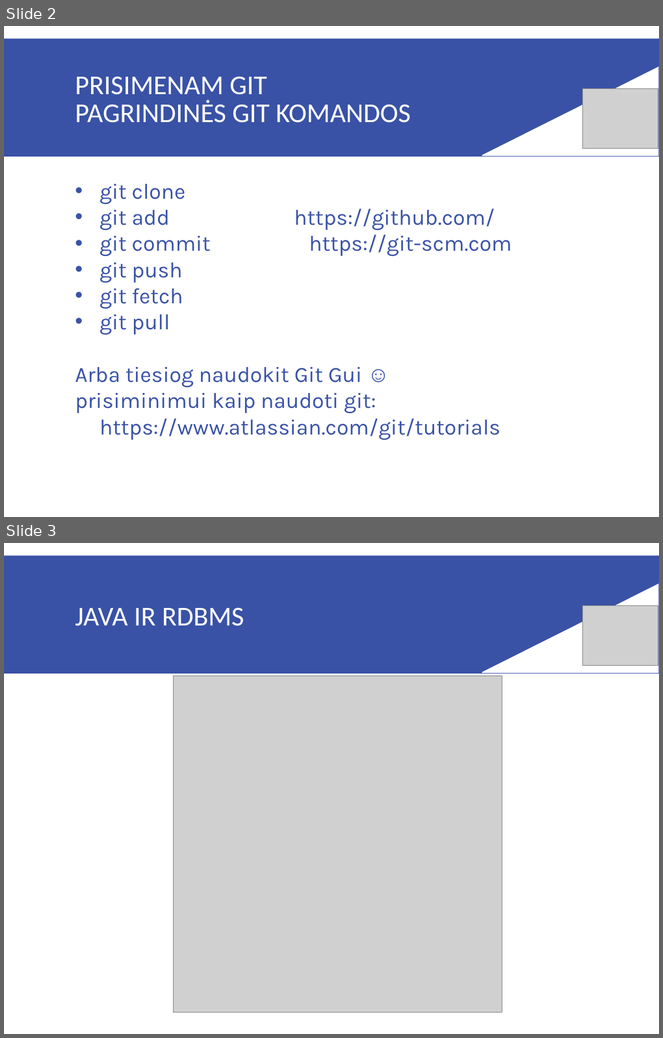
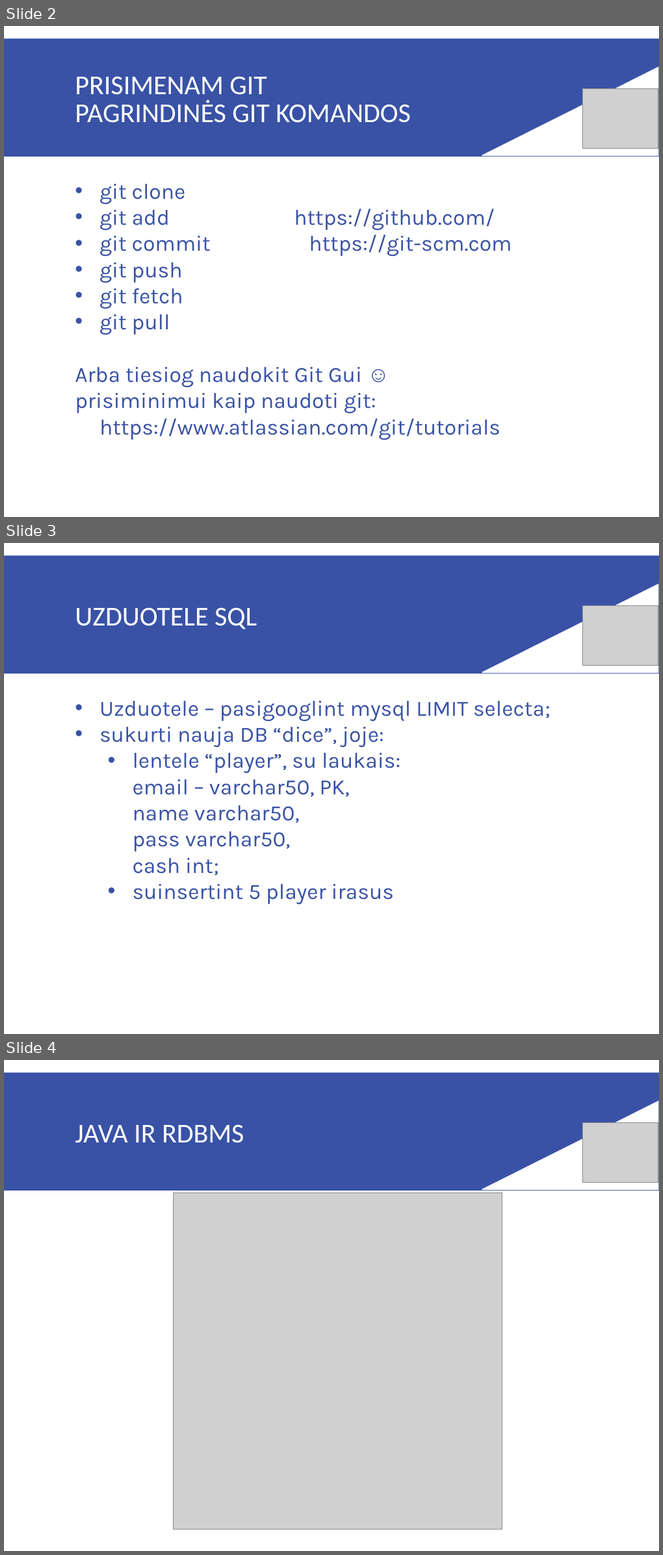
Before and after one commit to raimis-vcs/2016.09.26, a slide deck: paskaituSkaidres/9paskaita-sql.ppt. Shown one above the other, each under a label of ours: slides 2 and 3 before the commit, slides 2, 3 and 4 after it. The pictures are 663x1038 and 663x1555 pixels, drawn with LibreOffice and Linux fonts; fonts in the diff are those of the drawing; grey boxes stand for pictures. Boxes give left, top, right and bottom in pixels: in the first picture for what was removed or moved away, otherwise in the second. Text is boxed around its words. In the diff, an @@ line names an element or a change of style, - is before the commit and + after.

```diff
--- a/paskaituSkaidres/9paskaita-sql.ppt
+++ b/paskaituSkaidres/9paskaita-sql.ppt
@@ slide 3 added at bbox=[4, 543, 659, 1034], background #FFFFFF; not listed: 1 template element that a slide beside it also shows @@
@@ right triangle added at bbox=[482, 585, 659, 673], fill #FFFFFF, outline #FFFFFF 0.99 pt @@
@@ title added at bbox=[75, 607, 257, 629], 30 pt, text #FFFFFF @@
+UZDUOTELE SQL
@@ picture added at bbox=[582, 606, 658, 667] @@
@@ text added at bbox=[100, 701, 551, 905], 24 pt, text #3952A6 @@
+• Uzduotele – pasigooglint mysql LIMIT selecta;
+• sukurti nauja DB “dice”, joje:
+  • lentele “player”, su laukais:
+    email – varchar50, PK,
+    name varchar50,
+    pass varchar50,
+    cash int;
+  • suinsertint 5 player irasus
@@ what was slide 3 is now slide 4 @@
```
Also in this commit, not shown: 1 slide changed, 3 other files.
